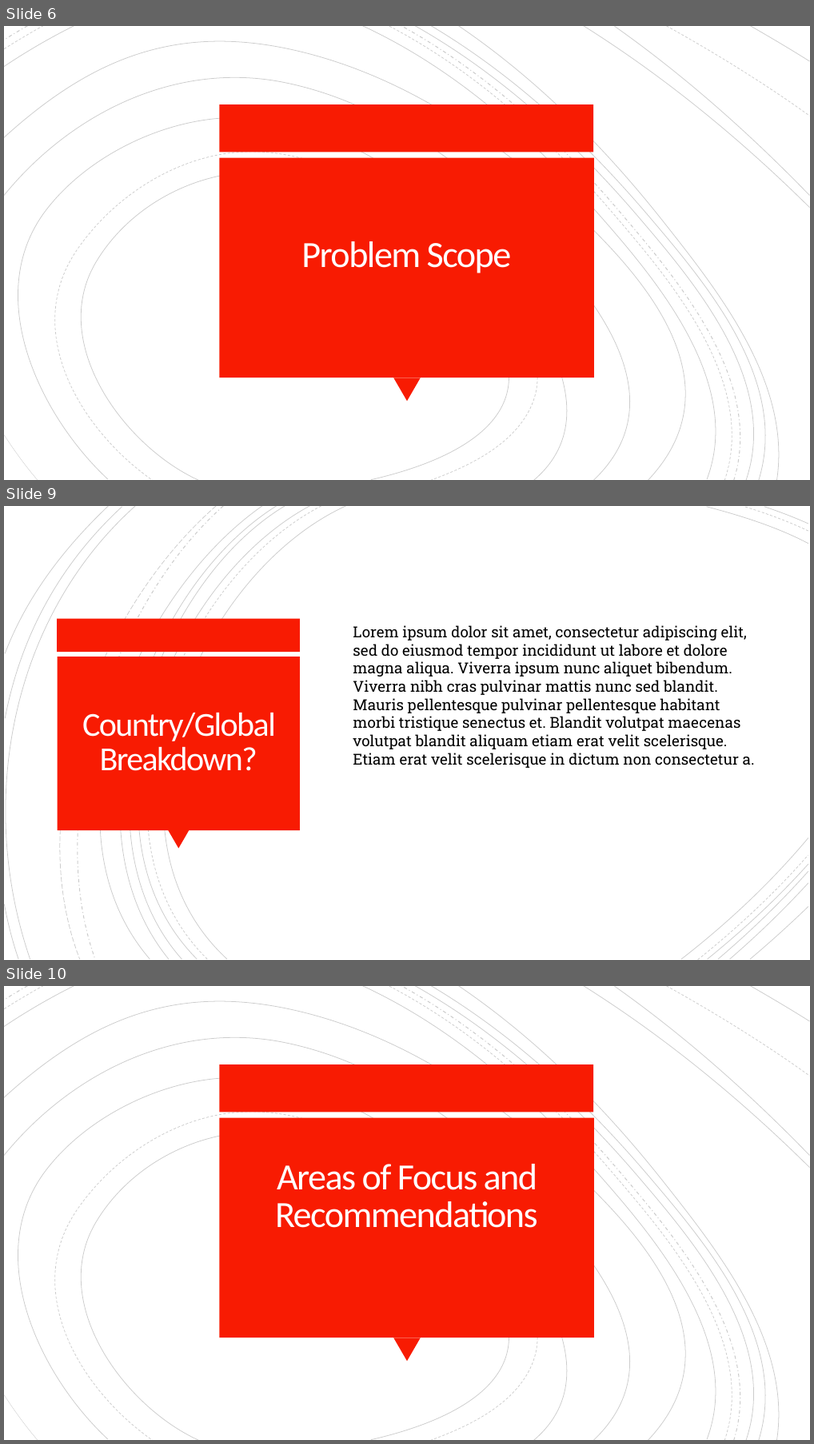
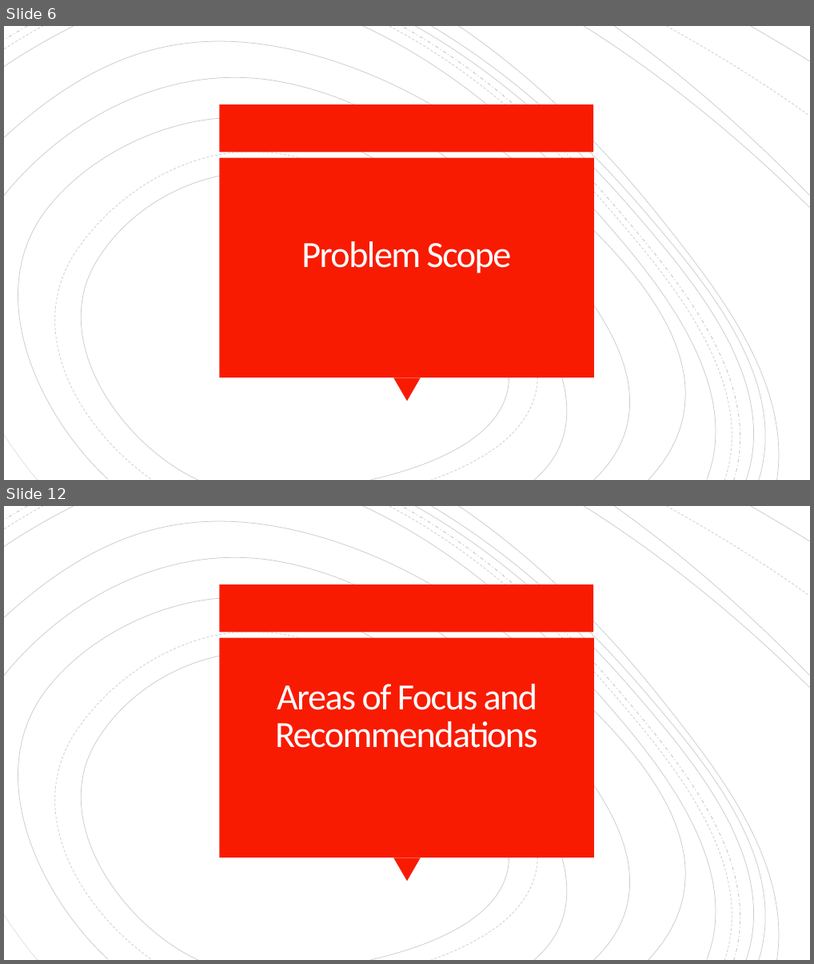
Before and after one commit to Chad-Ballay/Cybersecurity-work-class, a slide deck: classes/CIS312/project/outline_week6.pptx. Shown one above the other, each under a label of ours: slides 6, 9 and 10 before the commit, slides 6 and 12 after it; the slides between them are not shown. The pictures are 814x1444 and 814x964 pixels, drawn with LibreOffice and Linux fonts; fonts in the diff are those of the drawing. Boxes give left, top, right and bottom in pixels: in the first picture for what was removed or moved away, otherwise in the second. Text is boxed around its words. In the diff, an @@ line names an element or a change of style, - is before the commit and + after.

```diff
--- a/classes/CIS312/project/outline_week6.pptx
+++ b/classes/CIS312/project/outline_week6.pptx
@@ slide 9 removed at box(4, 506, 810, 960), background #FFFFFF @@
@@ group removed at box(4, 506, 809, 960): 21 freeform shapes @@
@@ rectangle removed at box(58, 619, 301, 652) @@
@@ text removed at box(353, 625, 755, 768) @@
-Lorem ipsum dolor sit amet, consectetur adipiscing elit, sed do eiusmod tempor incididunt ut labore et dolore magna aliqua. Viverra ipsum nunc aliquet bibendum. Viverra nibh cras pulvinar mattis nunc sed blandit. Mauris pellentesque pulvinar pellentesque habitant morbi tristique senectus et. Blandit volutpat maecenas volutpat blandit aliquam etiam erat velit scelerisque. Etiam erat velit scelerisque in dictum non consectetur a.
@@ rectangle removed at box(58, 656, 300, 830) @@
@@ title removed at box(82, 712, 276, 771) @@
-Country/Global Breakdown?
@@ triangle removed at box(168, 830, 189, 848) @@
@@ what was slide 10 is now slide 12 @@
```
Also in this commit, not shown: 10 slides changed, 4 slides added, 1 other slide removed, 8 other files.
